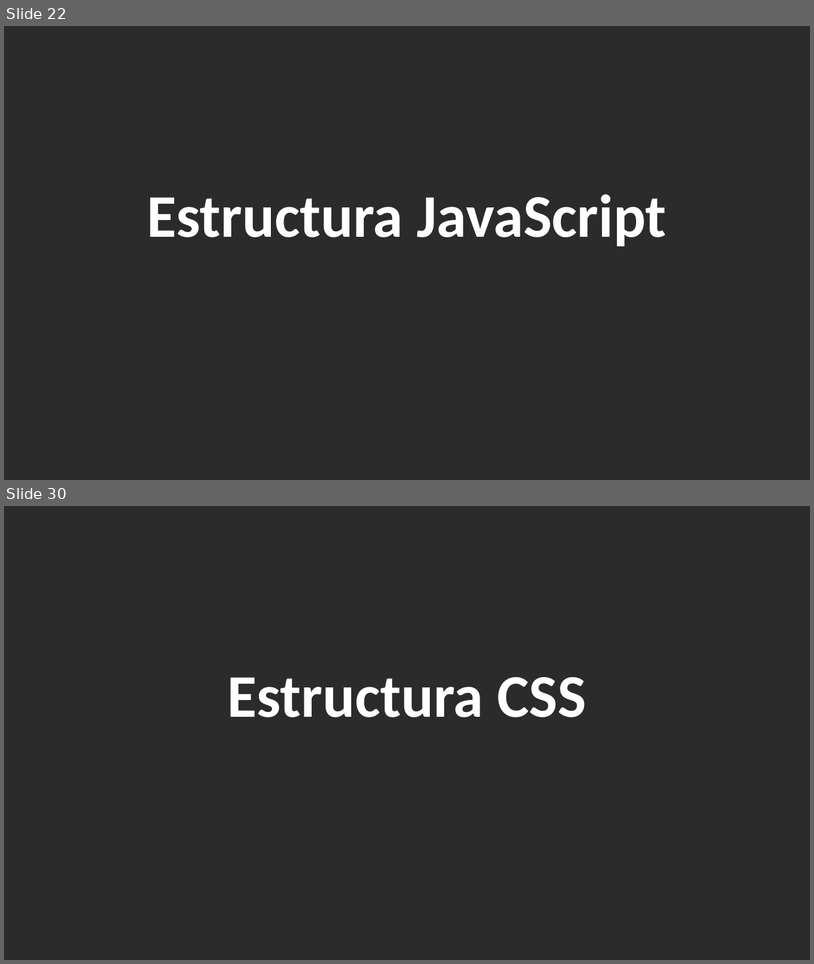
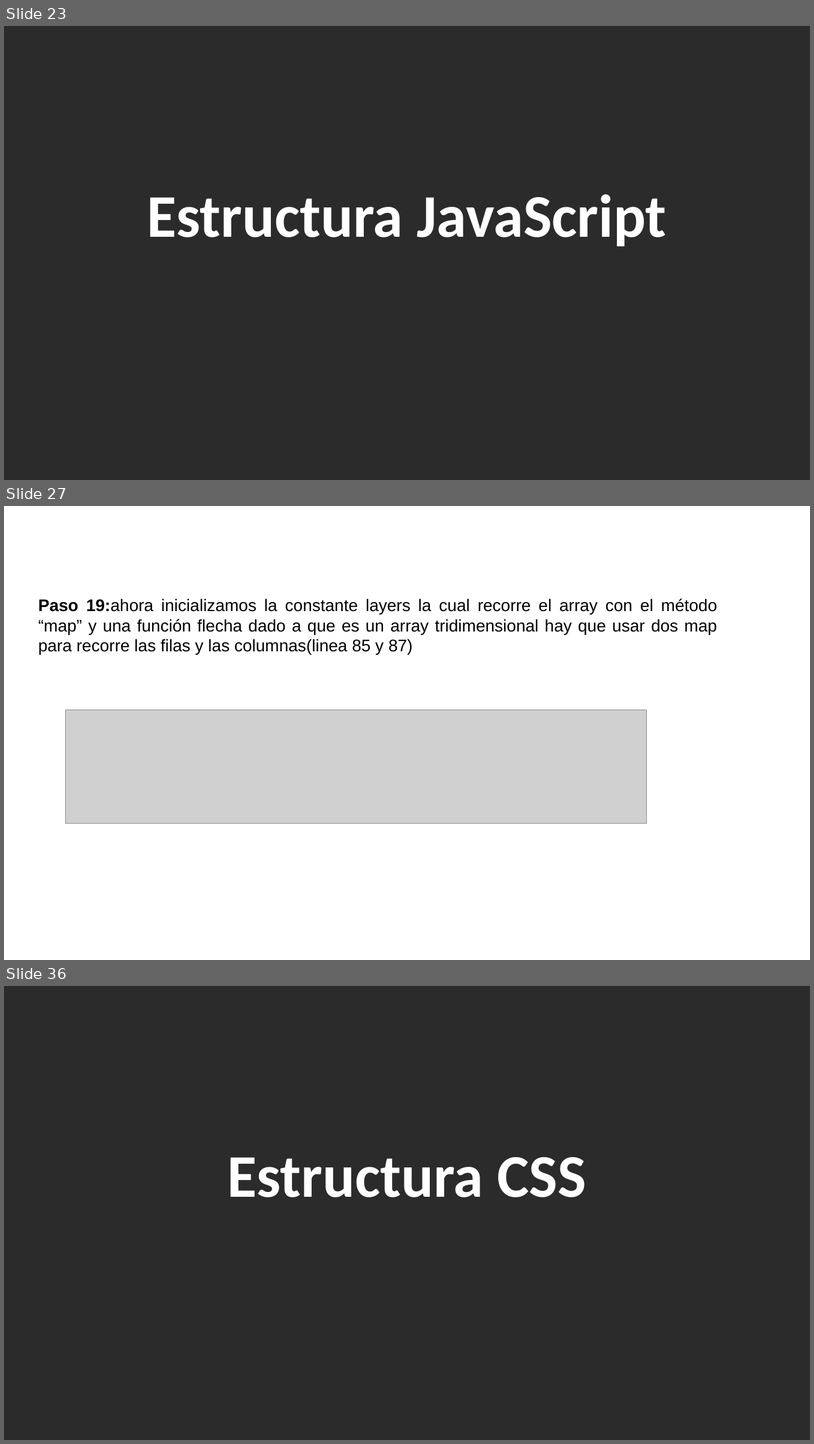
Before and after one commit to ADS02023/tecladoVirtual, a slide deck: Teclado.pptx. Shown one above the other, each under a label of ours: slides 22 and 30 before the commit, slides 23, 27 and 36 after it; the slides between them are not shown. The pictures are 814x964 and 814x1444 pixels, drawn with LibreOffice and Linux fonts; fonts in the diff are those of the drawing; grey boxes stand for pictures; background and template pictures are left out; a plain dark background stands for a picture behind light text. Boxes give left, top, right and bottom in pixels: in the first picture for what was removed or moved away, otherwise in the second. Text is boxed around its words. In the diff, an @@ line names an element or a change of style, - is before the commit and + after.

```diff
--- a/Teclado.pptx
+++ b/Teclado.pptx
@@ slide 27 added at bbox=[4, 506, 810, 960], background picture (left out) @@
@@ text added at bbox=[38, 598, 717, 655], 20 pt, text #000000 @@
+Paso 19:ahora inicializamos la constante layers la cual recorre el array con el método “map” y una función flecha dado a que es un array tridimensional hay que usar dos map para recorre las filas y las columnas(linea 85 y 87)
@@ picture added at bbox=[66, 710, 647, 823] @@
@@ what was slide 22 is now slide 23 @@
@@ what was slide 30 is now slide 36 @@
```
Also in this commit, not shown: 16 slides changed, 13 other slides added, 4 slides removed, 5 other files.
